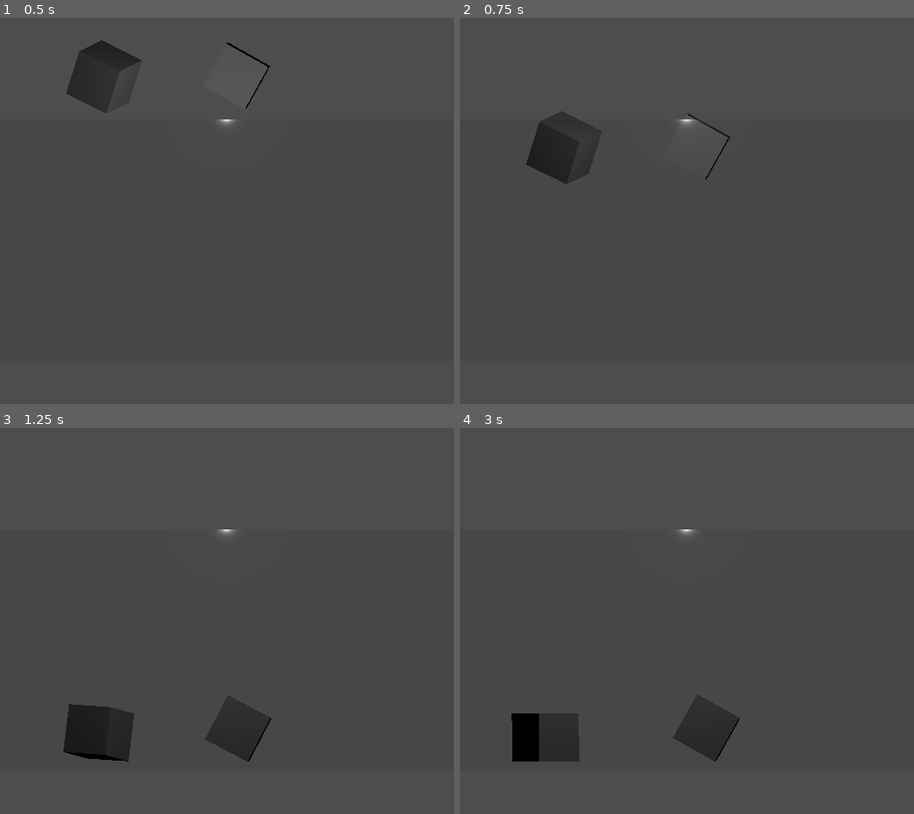
Above: before the commit, frames 1-4 (two rows, left to right).
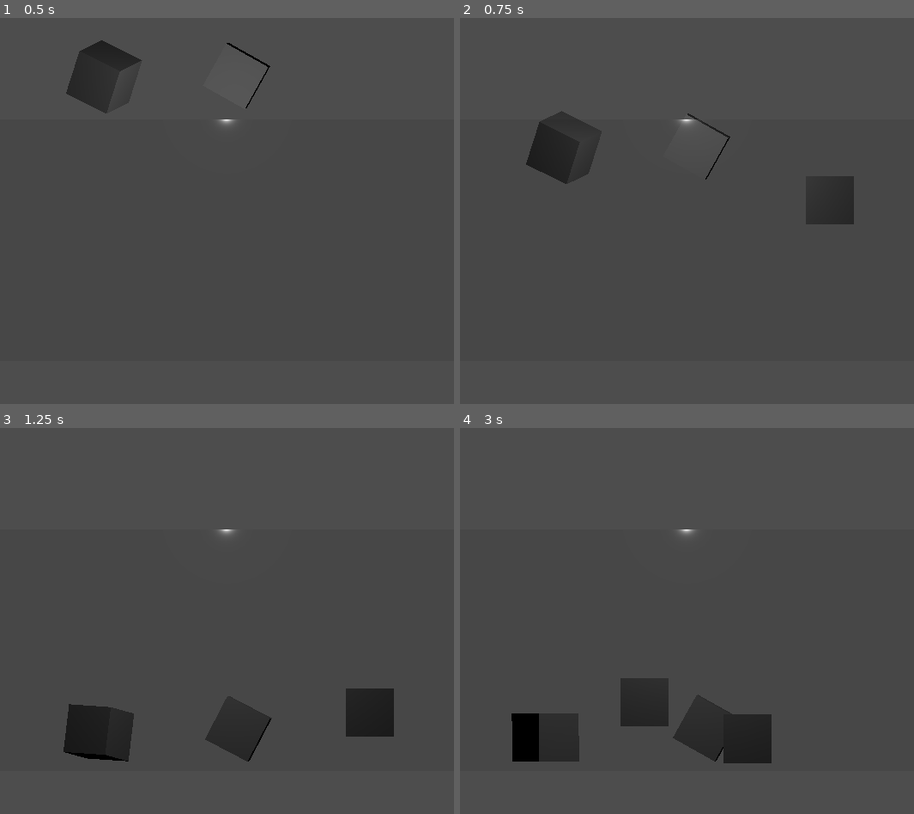
Above: after the commit, the same moments.

Repository: osirais/pillow-plop
Game: Godot game, scene res://World.tscn
Same seed, same stepped clock (60 frames per second), same inputs: the game is played once before the commit and once after it.
Inputs (mouse positions are in pixels of both pictures, inside the frame that each line leads up to):
- Up to frame 1 (0.5 s): no input
- Up to frame 2 (0.75 s): move the mouse to (832, 191) at 0.52 s; press the mouse at (832, 191) at 0.53 s
- Up to frame 3 (1.25 s): no input
- Up to frame 4 (3 s): move the mouse to (541, 640) at 1.27 s; release the mouse at (541, 640) at 1.28 s; click (541, 640) at 1.35 s; move the mouse to (746, 536) at 2.02 s; press the mouse at (746, 536) at 2.03 s; move the mouse to (646, 698) at 2.77 s; release the mouse at (646, 698) at 2.78 s; click (646, 698) at 2.85 s

Frame 1 is identical in both runs. In frame 2, 0.8% of the frame differs, in the area x 76-87%, y 40-54%; in frame 3, 1.3%; in frame 4, 2.5%, in the area x 35-69%, y 64-87%.

Commit message:
add ability to spawn cubes

Diff:
--- a/World.tscn
+++ b/World.tscn
@@ -1,6 +1,7 @@
-[gd_scene load_steps=6 format=3 uid="uid://bwoo70sufo0ax"]
+[gd_scene load_steps=7 format=3 uid="uid://bwoo70sufo0ax"]
 
 [ext_resource type="PackedScene" uid="uid://beslhciee5yaq" path="res://Container3D.tscn" id="1_2dftf"]
+[ext_resource type="Script" uid="uid://dky7sd4ek7afn" path="res://world.gd" id="1_tlwt5"]
 [ext_resource type="PackedScene" uid="uid://8vm2t1tvr37y" path="res://Cube.tscn" id="2_bcbcq"]
 
 [sub_resource type="StandardMaterial3D" id="StandardMaterial3D_2dftf"]
@@ -16,6 +17,7 @@
 [sub_resource type="BoxMesh" id="BoxMesh_bcbcq"]
 
 [node name="World" type="Node3D"]
+script = ExtResource("1_tlwt5")
 
 [node name="Camera3D" type="Camera3D" parent="."]
 transform = Transform3D(1, 0, 0, 0, 1, 0, 0, 0, 1, -0.358618, 0.610602, 22.6169)
--- a/project.godot
+++ b/project.godot
@@ -14,3 +14,11 @@
 run/main_scene="res://world.tscn"
 config/features=PackedStringArray("4.4", "Forward Plus")
 config/icon="res://icon.svg"
+
+[input]
+
+click={
+"deadzone": 0.2,
+"events": [Object(InputEventMouseButton,"resource_local_to_scene":false,"resource_name":"","device":-1,"window_id":0,"alt_pressed":false,"shift_pressed":false,"ctrl_pressed":false,"meta_pressed":false,"button_mask":0,"position":Vector2(0, 0),"global_position":Vector2(0, 0),"factor":1.0,"button_index":1,"canceled":false,"pressed":false,"double_click":false,"script":null)
+]
+}
--- /dev/null
+++ b/world.gd
@@ -0,0 +1,23 @@
+extends Node3D
+
+@onready var object_to_spawn = preload("res://Cube.tscn")
+@onready var camera = $Camera3D
+
+func _unhandled_input(event):
+	if event.is_action_pressed("click"):
+		var mouse_pos = get_viewport().get_mouse_position()
+		var ray_origin = camera.project_ray_origin(mouse_pos)
+		var ray_direction = camera.project_ray_normal(mouse_pos)
+		var ray_length = 1000.0
+
+		var ray_params = PhysicsRayQueryParameters3D.new()
+		ray_params.from = ray_origin
+		ray_params.to = ray_origin + ray_direction * ray_length
+
+		var space_state = get_world_3d().direct_space_state
+		var result = space_state.intersect_ray(ray_params)
+
+		var position = result.get("position", ray_params.to)
+		var instance = object_to_spawn.instantiate()
+		instance.position = position
+		add_child(instance)
Not shown, added: world.gd.uid
